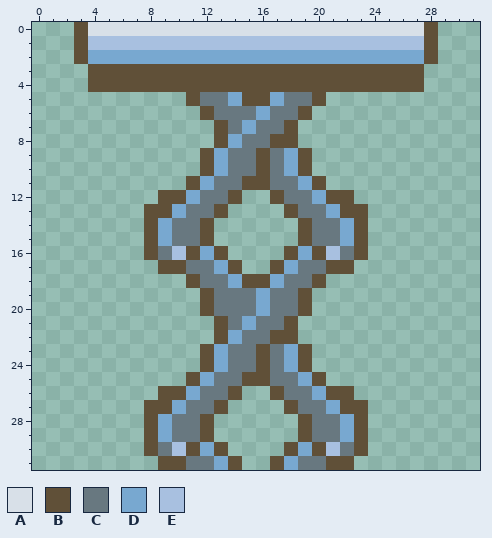
File history of a pixel-art sprite, no-name-party/src/book_scene/foreground/img/books_top.png. That is the earlier state.
The file is 32x32 pixels.
Palette (. is transparent): A #d8e0e8  B #605038  C #687880  D #78a8d0  E #a8c0e0
Pixels before, first column x 3:
 0 BAAAAAAAAAAAAAAAAAAAAAAAAB
 1 BEEEEEEEEEEEEEEEEEEEEEEEEB
 2 BDDDDDDDDDDDDDDDDDDDDDDDDB
 3 .BBBBBBBBBBBBBBBBBBBBBBBB.
 4 .BBBBBBBBBBBBBBBBBBBBBBBB.
 5 ........BCCDBBDCCB........
 6 .........BCCCDCCB.........
 7 ..........BCDCCB..........
 8 ..........BDCCBB..........
 9 .........BDCCBCDB.........
10 .........BDCCBCDB.........
11 ........BDCCBBCCDB........
12 ......BBDCCB..BCCDBB......
13 .....BBDCCB....BCCDBB.....
14 .....BDCCB......BCCDB.....
15 .....BDCCB......BCCDB.....
16 .....BCEBDB....BDBECB.....
17 ......BBCCDB..BDCCBB......
18 ........BCCDBBDCCB........
19 .........BCCCDCCB.........
20 .........BCCCDCCB.........
21 ..........BCDCCB..........
22 ..........BDCCBB..........
23 .........BDCCBCDB.........
24 .........BDCCBCDB.........
25 ........BDCCBBCCDB........
26 ......BBDCCB..BCCDBB......
27 .....BBDCCB....BCCDBB.....
28 .....BDCCB......BCCDB.....
29 .....BDCCB......BCCDB.....
30 .....BCEBDB....BDBECB.....
31 ......BBCCDB..BDCCBB......
After the commit:
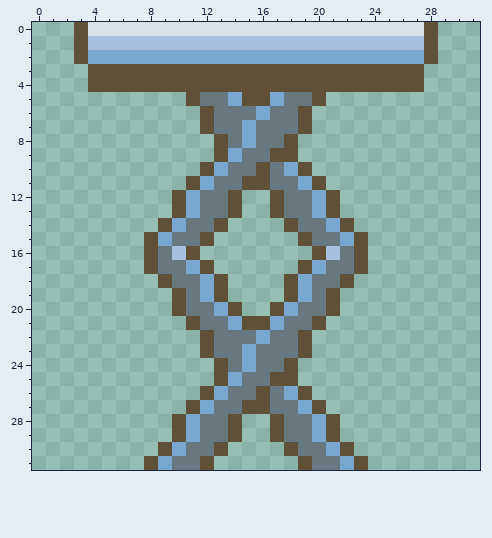
Difference:
{"y":7,"x":12,"old":".B","new":"BC"}
{"y":7,"x":18,"old":"B.","new":"CB"}
{"y":8,"x":14,"old":"DC","new":"CD"}
{"y":8,"x":17,"old":"B","new":"C"}
{"y":9,"x":12,"old":"BDC","new":".BD"}
{"y":9,"x":16,"old":"BCDB","new":"CBB."}
{"y":12,"x":9,"old":"B","new":"."}
{"y":12,"x":22,"old":"B","new":"."}
{"y":13,"x":8,"old":"BBDC","new":"..BD"}
{"y":13,"x":13,"old":"B.","new":"CB"}
{"y":13,"x":17,"old":".B","new":"BC"}
{"y":13,"x":20,"old":"CDBB","new":"DB.."}
{"y":14,"x":8,"old":"BDC","new":".BD"}
{"y":14,"x":12,"old":"B.","new":"CB"}
{"y":14,"x":18,"old":".B","new":"BC"}
{"y":14,"x":21,"old":"CDB","new":"DB."}
{"y":16,"x":12,"old":"DB","new":".."}
{"y":16,"x":18,"old":"BD","new":".."}
{"y":17,"x":8,"old":".BBCCDB","new":"BCCDB.."}
{"y":17,"x":17,"old":"BDCCBB.","new":"..BDCCB"}
{"y":18,"x":9,"old":"..BCCDBBDCCB..","new":"BCCDB....BDCCB"}
{"y":19,"x":10,"old":"..BCCCDCCB..","new":"BCDB....BDCB"}
{"y":20,"x":10,"old":"..BCCCDCCB..","new":"BCCDB..BDCCB"}
{"y":21,"x":11,"old":"..BCDCCB..","new":"BCCDBBDCCB"}
{"y":22,"x":12,"old":".BD","new":"BCC"}
{"y":22,"x":16,"old":"CBB.","new":"DCCB"}
{"y":23,"x":13,"old":"D","new":"C"}
{"y":23,"x":15,"old":"CB","new":"DC"}
{"y":23,"x":18,"old":"D","new":"C"}
{"y":24,"x":12,"old":"BD","new":".B"}
{"y":24,"x":15,"old":"CB","new":"DC"}
{"y":24,"x":18,"old":"DB","new":"B."}
{"y":25,"x":11,"old":"BDCCBBCCDB","new":"..BDCCBB.."}
{"y":26,"x":9,"old":"BBDCCB..BCCDBB","new":"...BDCCBCDB..."}
{"y":27,"x":8,"old":"BBDCCB....BCCDBB","new":"...BDCCBBCCDB..."}
{"y":28,"x":8,"old":"BDCCB..","new":"..BDCCB"}
{"y":28,"x":17,"old":"..BCCDB","new":"BCCDB.."}
{"y":29,"x":8,"old":"BDCCB..","new":"..BDCCB"}
{"y":29,"x":17,"old":"..BCCDB","new":"BCCDB.."}
{"y":30,"x":8,"old":"BCEBD","new":".BDCC"}
{"y":30,"x":19,"old":"DBECB","new":"CCDB."}
{"y":31,"x":8,"old":".BB","new":"BDC"}
{"y":31,"x":12,"old":"CDB","new":"B.."}
{"y":31,"x":17,"old":"BDC","new":"..B"}
{"y":31,"x":21,"old":"BB.","new":"CDB"}
{"label":"changed","picture_box":[144,120,368,470]}
